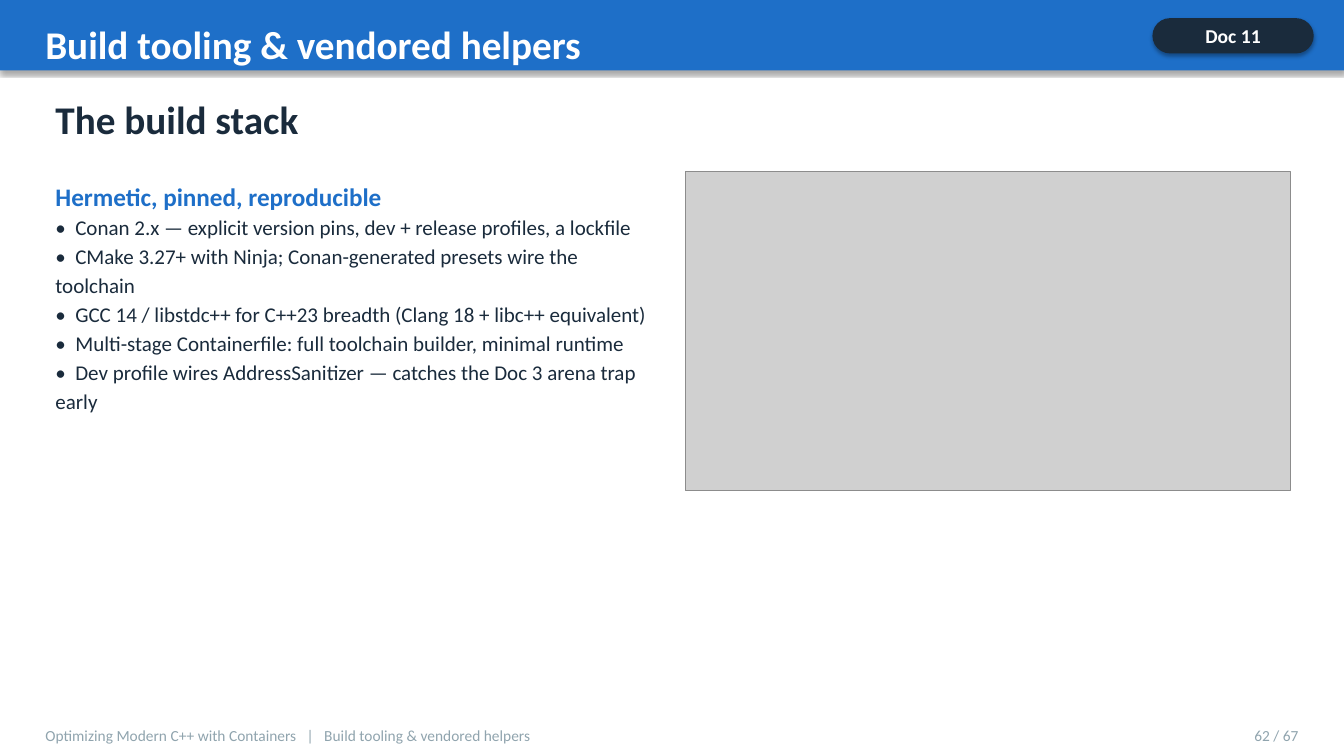
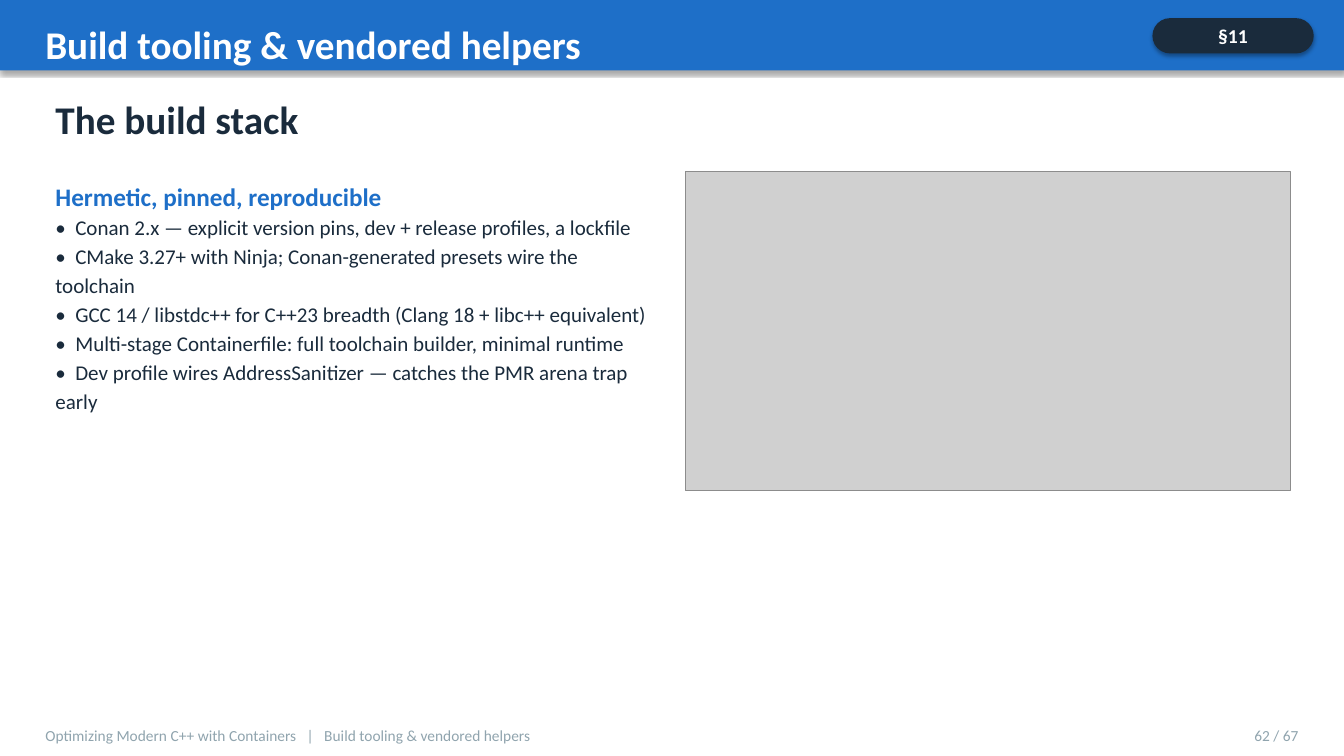
Before and after one commit to patterncatalyst/cpp-container-optimization-tutorial, a slide deck: slide 62 of presentation/cpp-statelessness-compendium.pptx. Drawn at 1344x756 pixels with LibreOffice and Linux fonts; fonts in the diff are those of the drawing; grey boxes stand for pictures. Boxes give left, top, right and bottom in pixels: in the first picture for what was removed or moved away, otherwise in the second. Text is boxed around its words. In the diff, an @@ line names an element or a change of style, - is before the commit and + after.

```diff
--- a/presentation/cpp-statelessness-compendium.pptx
+++ b/presentation/cpp-statelessness-compendium.pptx
@@ text at box(1218, 29, 1248, 44): text changed @@
-Doc 11
+§11
@@ text at box(55, 365, 628, 413): text changed @@
-• Dev profile wires AddressSanitizer — catches the Doc 3 arena trap early
+• Dev profile wires AddressSanitizer — catches the PMR arena trap early
```
Also in this commit, not shown: 44 other slides changed, 1 other file.
